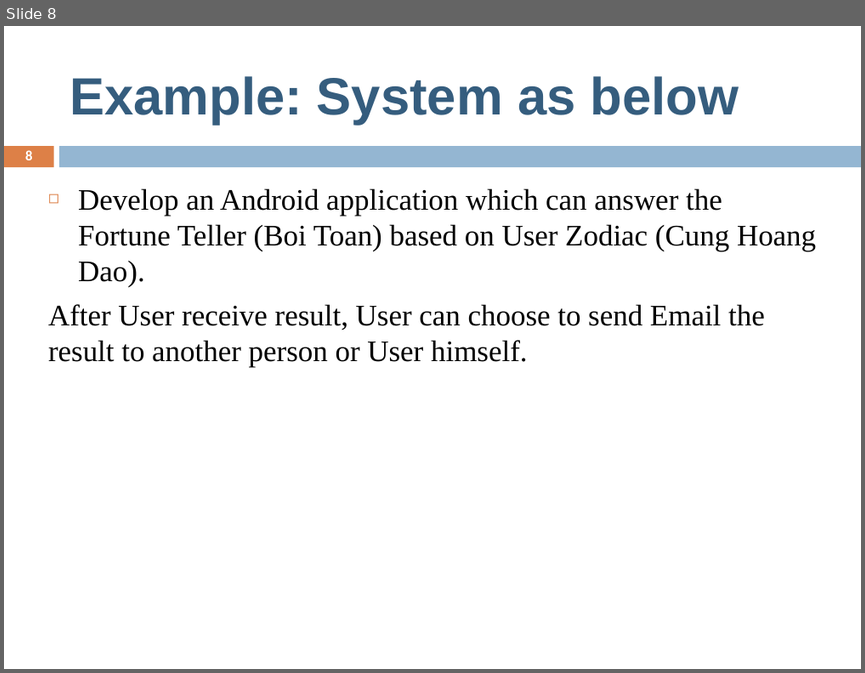
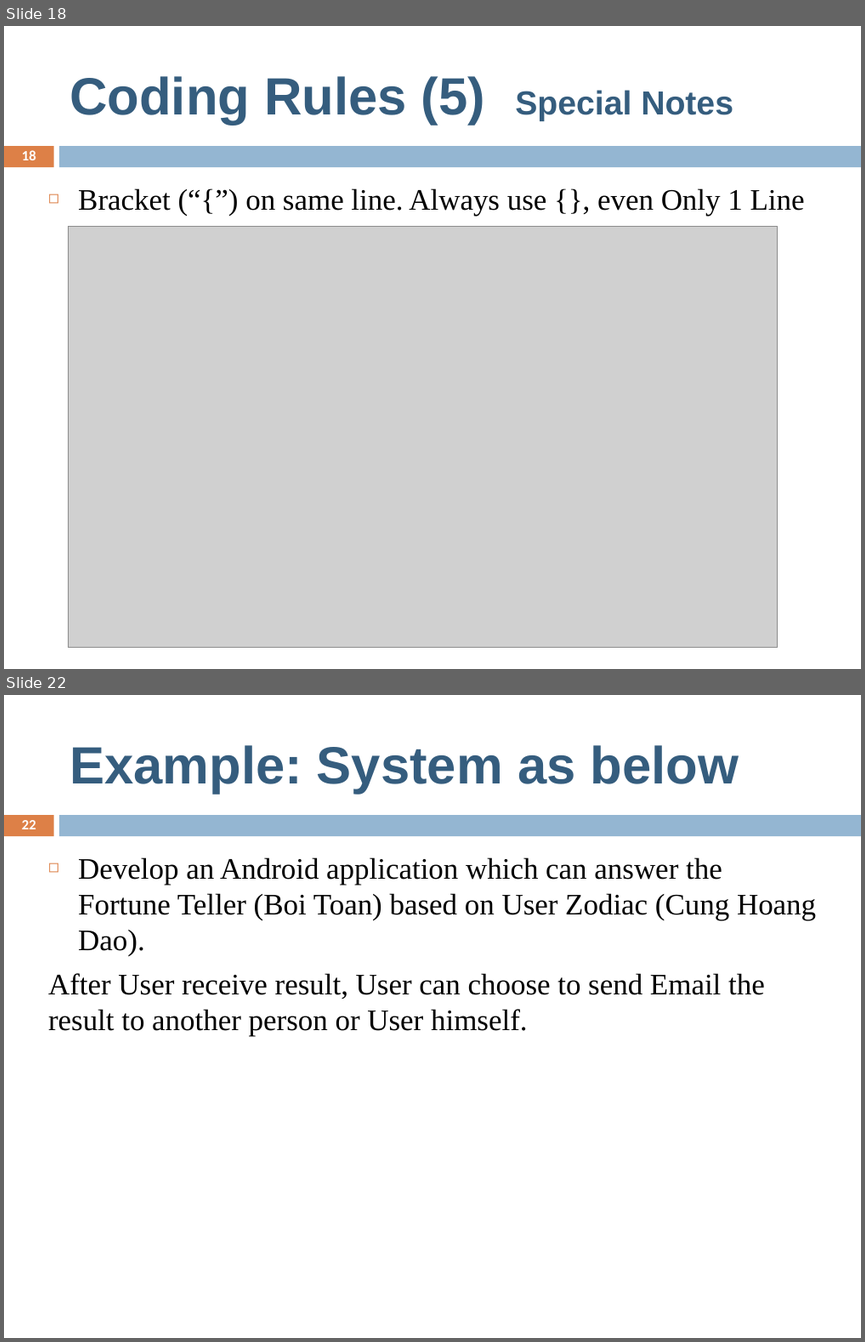
Before and after one commit to sontm/CommonMaterial, a slide deck: SWProcess/SWProcess.pptx. Shown one above the other, each under a label of ours: slide 8 before the commit, slides 18 and 22 after it; the slides between them are not shown. The pictures are 865x673 and 865x1342 pixels, drawn with LibreOffice and Linux fonts; fonts in the diff are those of the drawing; grey boxes stand for pictures. Boxes give left, top, right and bottom in pixels: in the first picture for what was removed or moved away, otherwise in the second. Text is boxed around its words. In the diff, an @@ line names an element or a change of style, - is before the commit and + after.

```diff
--- a/SWProcess/SWProcess.pptx
+++ b/SWProcess/SWProcess.pptx
@@ slide 18 added at bbox=[4, 26, 861, 669], background #FFFFFF; not listed: 2 template elements that a slide beside it also shows @@
@@ title added at bbox=[69, 76, 733, 125], 44 pt, text #355D7E, bold @@
+Coding Rules (5) Special Notes
@@ page number added at bbox=[22, 150, 36, 160], 12 pt, text #FFFFFF, bold @@
+18
@@ text added at bbox=[78, 188, 805, 216], 25 pt, text #000000 @@
+◻ Bracket (“{”) on same line. Always use {}, even Only 1 Line
@@ picture added at bbox=[69, 226, 778, 647] @@
@@ what was slide 8 is now slide 22 @@
@@ page number at bbox=[22, 820, 36, 829]: text changed @@
-8
+22
```
Also in this commit, not shown: 1 slide changed, 15 other slides added, 2 slides removed, 2 other files.
